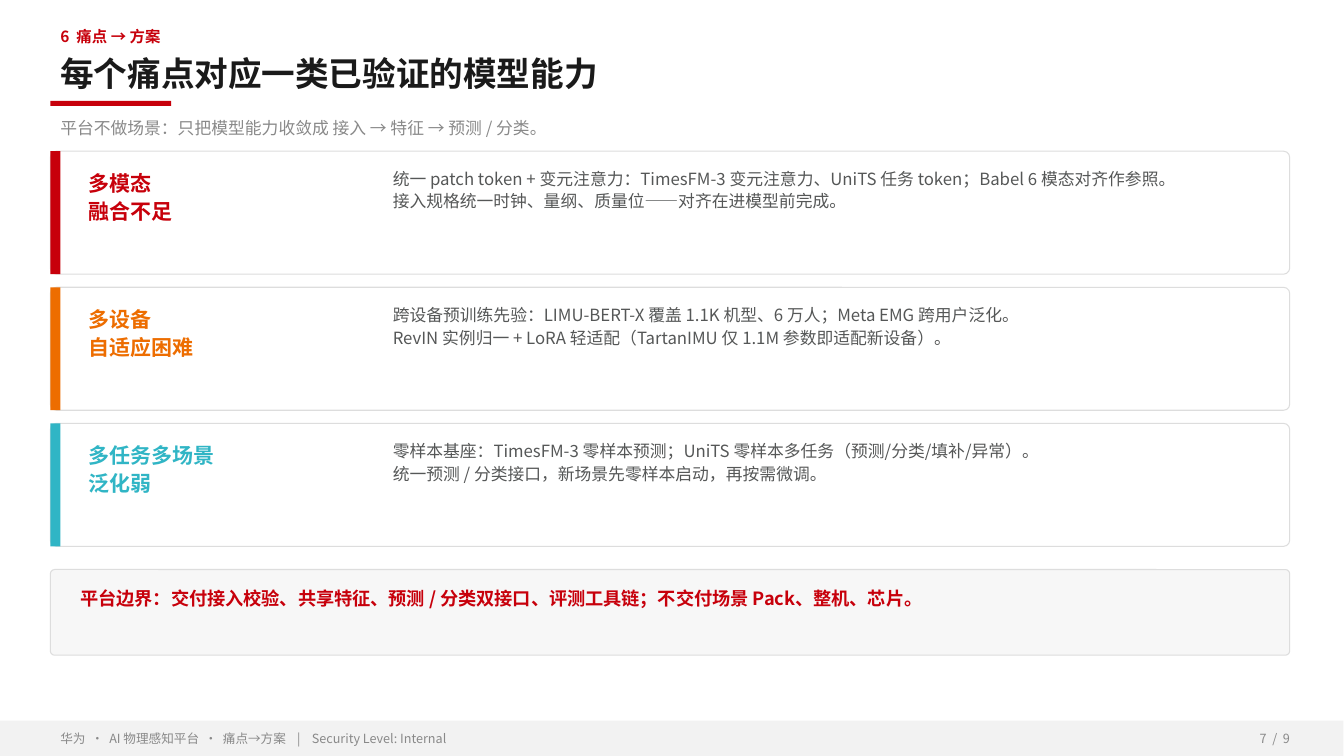
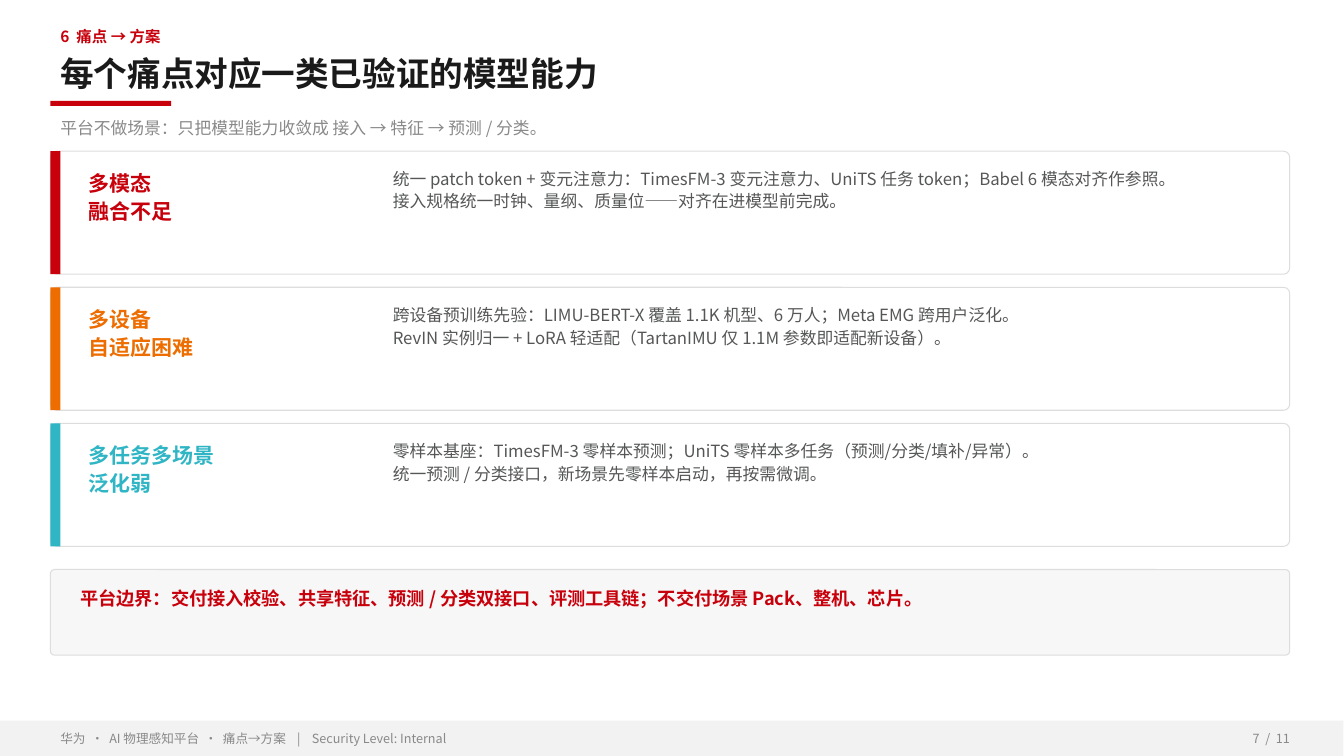
Before and after one commit to zhangrui1123/ai-physical-sensing, a slide deck: slide 7 of AI物理感知平台-华为汇报.pptx. Drawn at 1344x756 pixels with LibreOffice and Linux fonts; fonts in the diff are those of the drawing; background and template pictures are left out. Boxes give left, top, right and bottom in pixels: in the first picture for what was removed or moved away, otherwise in the second. Text is boxed around its words. In the diff, an @@ line names an element or a change of style, - is before the commit and + after.

```diff
--- a/AI物理感知平台-华为汇报.pptx
+++ b/AI物理感知平台-华为汇报.pptx
@@ text at (1253,734,1290,743): text changed @@
-7 / 9
+7 / 11
```
Also in this commit, not shown: 8 other slides changed, 2 slides added, 1 other file.
